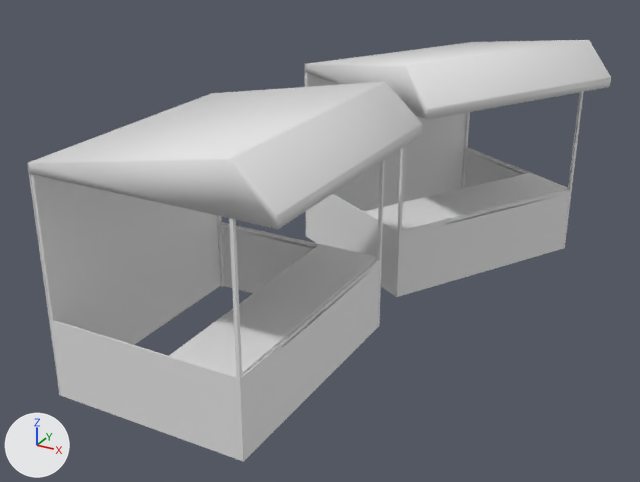
The OBJ model resources/blender/Tents/tent1.obj as it was, and as the next commit left it.
Camera for both pictures: a 50 mm camera at (-6.9, -38.66, 5.54) aimed at (-12.07, -29.26, 0.84). The axes (+X, +Y, +Z) are drawn at lower left. The lights are the same throughout. Materials are left out; every surface is plain grey. Where no turn or scale is listed for an object, it has been applied to the vertices.

Names of what the first picture shows: 'Tent1'.
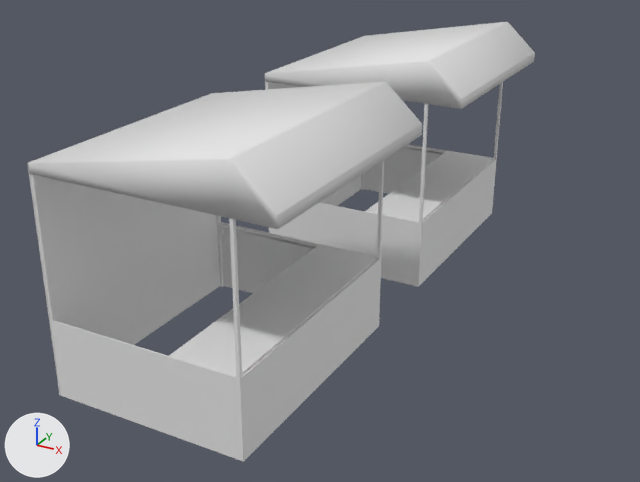
The newer file is also turned or shifted as a whole; pictures and numbers use the older file's frame.

Boxes (x1, y1, x2, y2) around the edits, measured in the pictures (640 x 482 px; the box of a moved part takes in the faces that stretch with it):
'Tent1', reshaped (13% narrower)
    before: (27, 40, 611, 462)
    after: (27, 22, 535, 462)
part 1 of me_tent1, moved or reshaped
    before: (306, 147, 570, 297)
    after: (269, 144, 497, 287)
part 2 of me_tent1, moved or reshaped
    before: (363, 173, 568, 231)
    after: (365, 151, 494, 222)
part 3 of me_tent1, added
    after: (265, 44, 361, 206)
part 4 of me_tent1, moved or reshaped
    before: (305, 40, 611, 120)
    after: (265, 22, 535, 109)
part 5 of me_tent1, moved or reshaped
    before: (398, 146, 405, 232)
    after: (419, 104, 429, 223)
part 6 of me_tent1, moved or reshaped
    before: (563, 92, 584, 249)
    after: (493, 82, 503, 160)
part 7 of me_tent1, moved or reshaped (not visible before)
    after: (423, 160, 494, 221)
part 8 of me_tent1, moved or reshaped
    before: (461, 112, 470, 189)
    after: (361, 173, 364, 190)
part 9 of me_tent1, moved or reshaped
    before: (465, 149, 528, 174)
    after: (403, 145, 445, 154)
part 10 of me_tent1, moved or reshaped (not visible afterwards)
    before: (445, 191, 570, 225)
part 11 of me_tent1, deleted
    before: (305, 72, 309, 87)
part 12 of me_tent1, deleted
    before: (305, 74, 467, 211)

What the commit changed:
me_tent1 has 624 vertices, 548 faces and spans x -13.59..-9.24, y -32.61..-24.54, z -0.11..3.11.
me_tent1 is used by ob_tent1; location (0.0, 0.0, 0.0).
me_tent1 part 1: the loose piece of 16 vertices spanning x -13.39..-9.64, y -28.55..-24.55, z -0.11..0.87 is turned 30 degrees about the z axis through its middle, then moved by (-0.83, 0.04, 0.0).
me_tent1 part 2: the loose piece of 8 vertices spanning x -12.0..-9.68, y -28.53..-25.35, z 0.85..0.87 is turned 30 degrees about the z axis through its middle, then moved by (-0.73, 0.43, 0.0).
me_tent1 part 3: a new loose piece, a box spanning x -13.5885..-13.5826, y -28.1161..-24.9042, z -0.1043..2.6673.
me_tent1 part 4: the loose piece of 48 vertices spanning x -13.39..-9.24, y -28.79..-24.54, z 2.54..3.11 is turned 30 degrees about the z axis through its middle, then moved by (-0.8, 0.15, 0.0).
me_tent1 part 5: the loose piece of 8 vertices spanning x -11.28..-11.23, y -28.55..-28.5, z -0.11..3.1 is turned 30.1 degrees about the z axis through its middle, then moved by (0.12, 0.43, 0.0).
me_tent1 part 6: the loose piece of 8 vertices spanning x -9.7..-9.64, y -25.82..-25.76, z -0.11..3.1 is turned 30.1 degrees about the z axis through its middle, then moved by (-1.46, 0.86, 0.0).
me_tent1 part 7: the loose piece of 28 vertices spanning x -11.98..-10.38, y -28.1..-25.38, z 0.71..0.85 is turned 30.1 degrees about the z axis through its middle, then moved by (0.05, 0.23, 0.0).
me_tent1 part 8: the loose piece of 8 vertices spanning x -11.8..-11.75, y -24.6..-24.54, z -0.11..2.67 is turned 30.1 degrees about the z axis through its middle, then moved by (-1.79, -0.36, 0.0).
me_tent1 part 9: the loose piece of 28 vertices spanning x -11.77..-9.68, y -25.8..-24.56, z 0.71..0.85 is turned 30.1 degrees about the z axis through its middle, then moved by (-1.63, 0.25, 0.0).
me_tent1 part 10: the loose piece of 28 vertices spanning x -11.26..-9.66, y -28.52..-25.8, z 0.71..0.85 is turned 30.1 degrees about the z axis through its middle, then moved by (-1.5, 0.65, 0.0).
me_tent1 part 11: the loose piece of 8 vertices spanning x -13.38..-13.33, y -27.33..-27.28, z -0.11..2.67 is deleted.
me_tent1 part 12: the loose piece of 8 vertices spanning x -13.39..-11.78, y -27.32..-24.54, z -0.1..2.67 is deleted.
